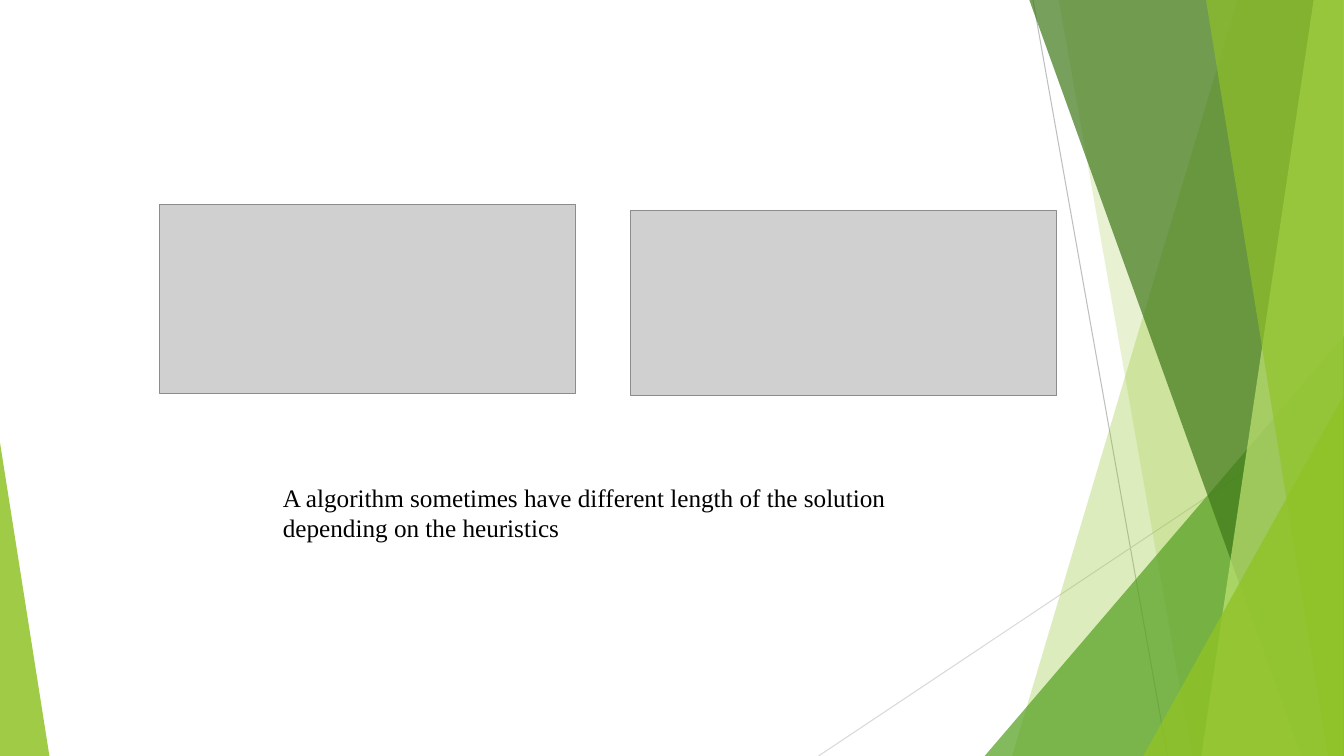
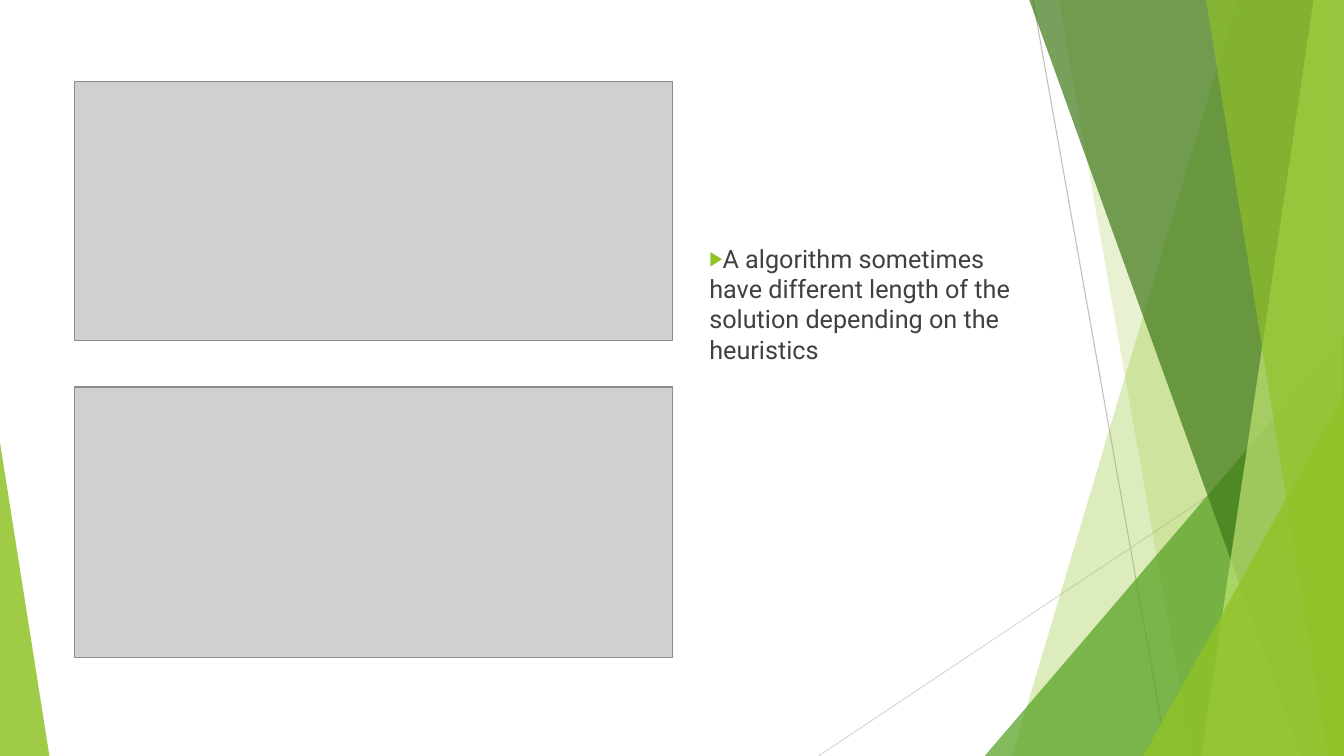
Before and after one commit to LittleNightmare/Mini-project2-for-COMP472, a slide deck: slide 4 of Analysis_sildes.pptx. Drawn at 1344x756 pixels with LibreOffice and Linux fonts; fonts in the diff are those of the drawing; grey boxes stand for pictures. Boxes give left, top, right and bottom in pixels: in the first picture for what was removed or moved away, otherwise in the second. Text is boxed around its words. In the diff, an @@ line names an element or a change of style, - is before the commit and + after.

```diff
--- a/Analysis_sildes.pptx
+++ b/Analysis_sildes.pptx
@@ picture: place and size @@
-picture at box(631, 211, 1058, 395)
+picture at box(75, 81, 673, 340)
@@ text "A algorithm sometimes have different ...": place and size @@
-text "A algorithm sometimes have different ..." at box(283, 489, 885, 543)
+text "A algorithm sometimes have different ..." at box(709, 249, 1009, 360)
@@ text "A algorithm sometimes have different ..." at box(709, 249, 1009, 360): font Times New Roman to Roboto, text colour #000000 to #404040; bullet none to ▶; more space between paragraphs @@
@@ picture: place and size @@
-picture at box(159, 205, 576, 393)
+picture at box(75, 387, 673, 658)
```
Also in this commit, not shown: 6 other slides changed.
